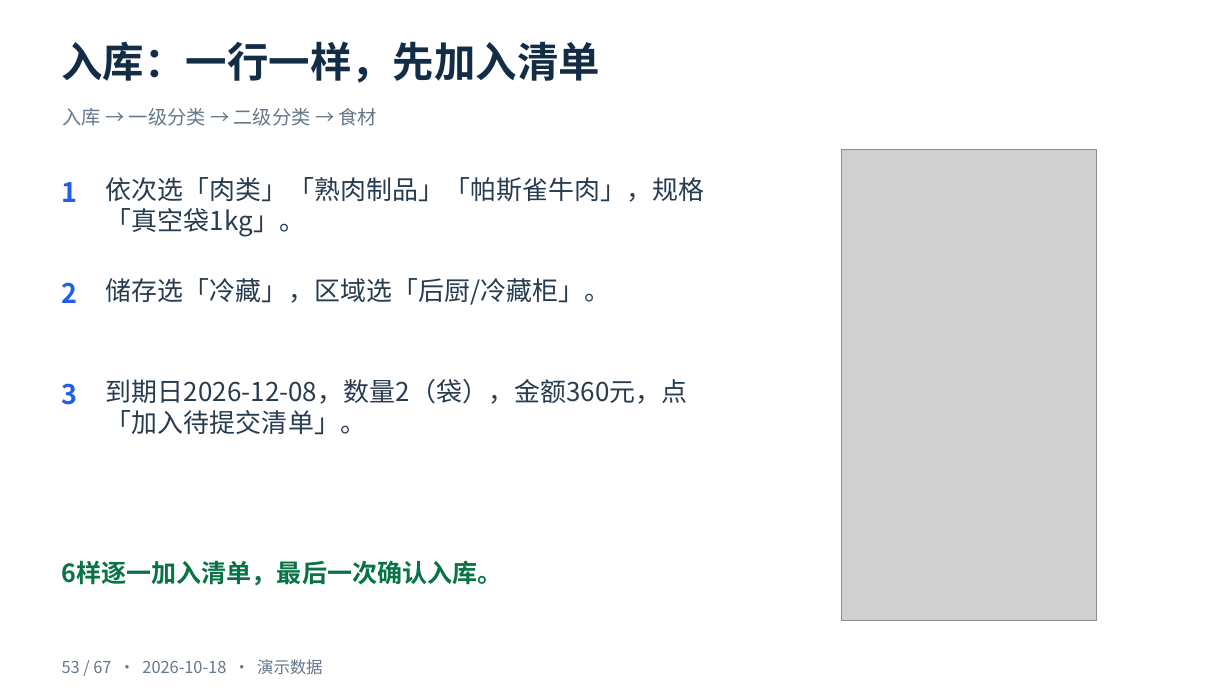
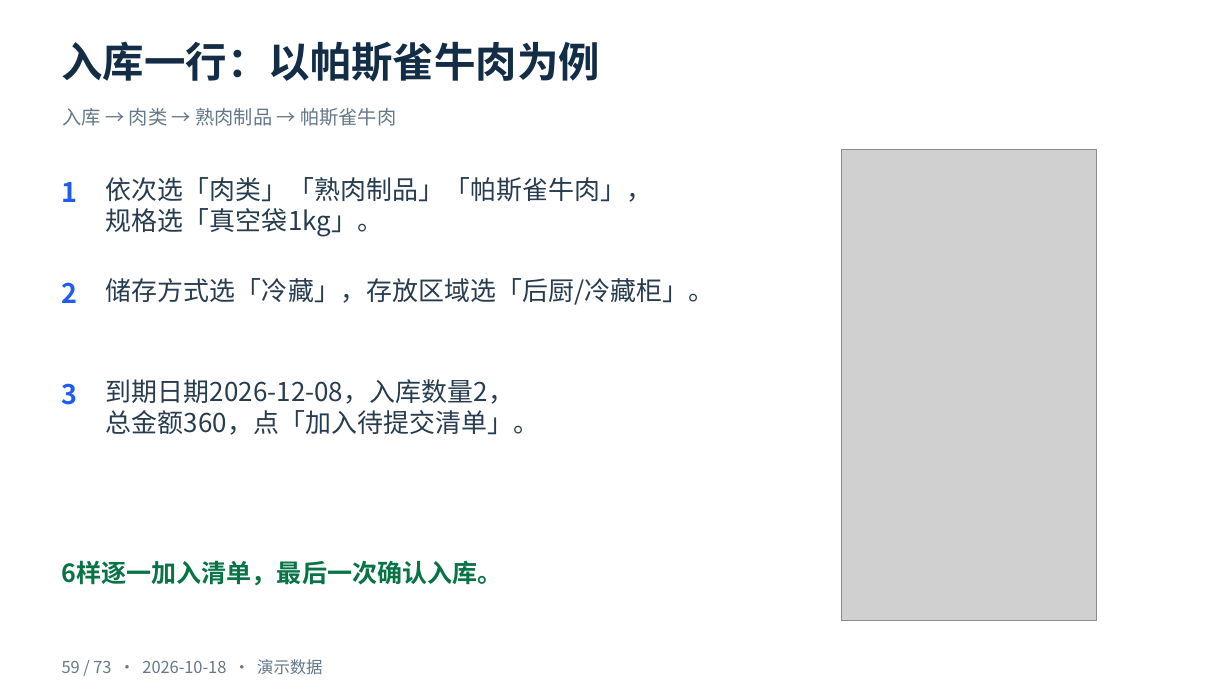
Before and after one commit to cangjie/snowmeet_ai_doc, a slide deck: slide 59 of docs/fnb/training/食材管理-v4-从零上手到出餐扣减-2026-10-18.pptx (slide 53 before the commit). Drawn at 1232x693 pixels with LibreOffice and Linux fonts; fonts in the diff are those of the drawing; grey boxes stand for pictures. Boxes give left, top, right and bottom in pixels: in the first picture for what was removed or moved away, otherwise in the second. Text is boxed around its words. In the diff, an @@ line names an element or a change of style, - is before the commit and + after.

```diff
--- a/docs/fnb/training/食材管理-v4-从零上手到出餐扣减-2026-10-18.pptx
+++ b/docs/fnb/training/食材管理-v4-从零上手到出餐扣减-2026-10-18.pptx
@@ text at box(62, 41, 601, 82): text changed @@
-入库：一行一样，先加入清单
+入库一行：以帕斯雀牛肉为例
@@ text at box(63, 108, 396, 126): text changed @@
-入库 → 一级分类 → 二级分类 → 食材
+入库 → 肉类 → 熟肉制品 → 帕斯雀牛肉
@@ text at box(106, 177, 652, 237): text changed @@
-依次选「肉类」「熟肉制品」「帕斯雀牛肉」，规格「真空袋1kg」。
+依次选「肉类」「熟肉制品」「帕斯雀牛肉」，
+规格选「真空袋1kg」。
@@ text at box(106, 278, 715, 305): text changed @@
-储存选「冷藏」，区域选「后厨/冷藏柜」。
+储存方式选「冷藏」，存放区域选「后厨/冷藏柜」。
@@ text at box(106, 379, 540, 435): text changed @@
-到期日2026-12-08，数量2（袋），金额360元，点「加入待提交清单」。
+到期日期2026-12-08，入库数量2，
+总金额360，点「加入待提交清单」。
@@ text at box(62, 659, 322, 675): text changed @@
-53 / 67 · 2026-10-18 · 演示数据
+59 / 73 · 2026-10-18 · 演示数据
```
Also in this commit, not shown: 66 other slides changed, 6 slides added, 3 other files.
